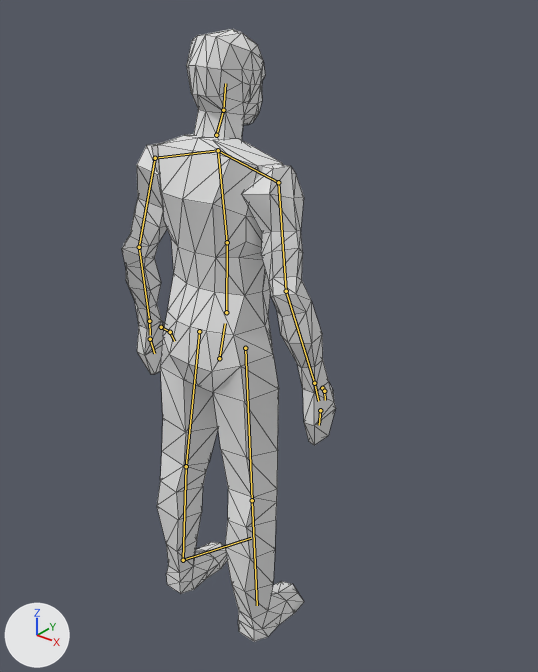
The glTF model Assets/models/zombies/ZombiConRig.glb as it was, and as the next commit left it.
Rendered twice from a 50 mm lens placed at (1.257, -1.345, 1.842), pointed at (-0.037, 0.273, 0.839). Arrows for +X, +Y and +Z are at lower left; the lights stay in place. The older version comes first. The bones that change, and the others that lie on the model, are drawn over the model as lines. Mesh edges are drawn as thin lines.

In view in the first picture: 'Cuerpo'.
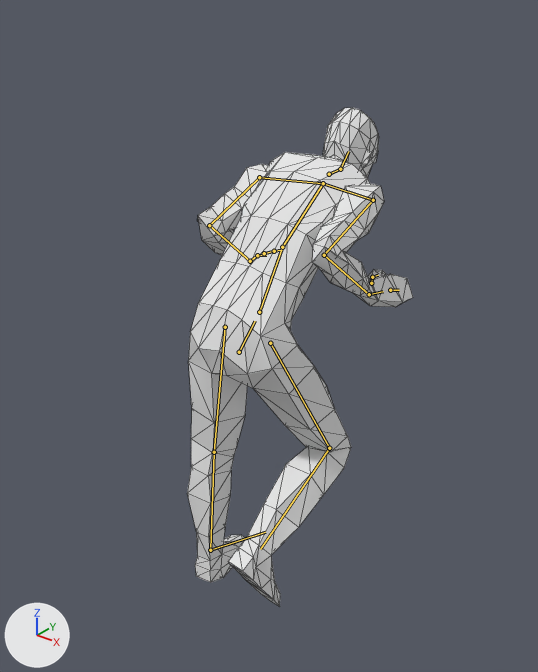
The newer file adds an action. The first version stands in its rest pose; the second is drawn at frame 21 of the action 'stumble_forward'.

What differs and where, as boxes [x1, y1, x2, y2] in the pictures (538 x 672 px):
'Cuerpo', posed (19% shorter): before [122, 29, 336, 642]; after [187, 108, 413, 607]
bone 'pelvis', root to tip: before (219, 358) to (225, 323); after (239, 352) to (255, 321)
bone 'chest', root to tip: before (227, 242) to (218, 150); after (282, 247) to (323, 183)
bone 'head', root to tip: before (223, 110) to (225, 83); after (340, 169) to (348, 151)
bone 'upper_arm_left', root to tip: before (155, 158) to (139, 247); after (259, 177) to (209, 225)
bone 'forearm_left', root to tip: before (139, 247) to (149, 321); after (209, 225) to (250, 261)
bone 'hand_left', root to tip: before (149, 321) to (150, 335); after (250, 261) to (256, 256)
bone 'upper_arm_right', root to tip: before (278, 182) to (286, 291); after (373, 200) to (324, 255)
bone 'forearm_right', root to tip: before (286, 291) to (314, 383); after (324, 255) to (369, 294)
bone 'hand_right', root to tip: before (314, 383) to (318, 401); after (369, 294) to (383, 291)
bone 'thigh_left', root to tip: before (199, 331) to (186, 466); after (225, 327) to (214, 452)
bone 'shin.L', root to tip: before (186, 466) to (183, 560); after (214, 452) to (210, 550)
bone 'thigh_right', root to tip: before (245, 348) to (252, 500); after (270, 343) to (329, 448)
bone 'shin.R', root to tip: before (252, 500) to (257, 605); after (329, 448) to (260, 549)

The change in detail:
Bone 'pelvis' (bone_pelvis) moves from (0.0, 0.0, 0.0) to (0.0, 0.008, 0.083).
Bone 'pelvis' (bone_pelvis) turns from (0, 0, 0) to (30, 0, 0) degrees about its own x, y and z.
Bone 'chest' (bone_chest) turns from (0, 0, 0) to (29, 0, 0) degrees about its own x, y and z.
Bone 'head' (bone_head) turns from (0, 0, 0) to (-25, 0, 0) degrees about its own x, y and z.
Bone 'upper_arm_left' (bone_upper_arm_left) turns from (0, 0, 0) to (-2, 11, -12) degrees about its own x, y and z.
Bone 'forearm_left' (bone_forearm_left) turns from (0, 0, 0) to (85, -20, 38) degrees about its own x, y and z.
Bone 'hand_left' (bone_hand_left) turns from (0, 0, 0) to (33, 3, 30) degrees about its own x, y and z.
Bone 'upper_arm_right' (bone_upper_arm_right) turns from (0, 0, 0) to (-2, -11, 12) degrees about its own x, y and z.
Bone 'forearm_right' (bone_forearm_right) turns from (0, 0, 0) to (85, 20, -38) degrees about its own x, y and z.
Bone 'hand_right' (bone_hand_right) turns from (0, 0, 0) to (33, -3, -30) degrees about its own x, y and z.
Bone 'thigh_left' (bone_thigh_left) turns from (0, 0, 0) to (-34, -4, 0) degrees about its own x, y and z.
Bone 'shin.L' (bone_shin_l) turns from (0, 0, 0) to (8, -7, 5) degrees about its own x, y and z.
Bone 'thigh_right' (bone_thigh_right) turns from (0, 0, 0) to (-58, 6, 4) degrees about its own x, y and z.
Bone 'shin.R' (bone_shin_r) turns from (0, 0, 0) to (88, 7, -2) degrees about its own x, y and z.
